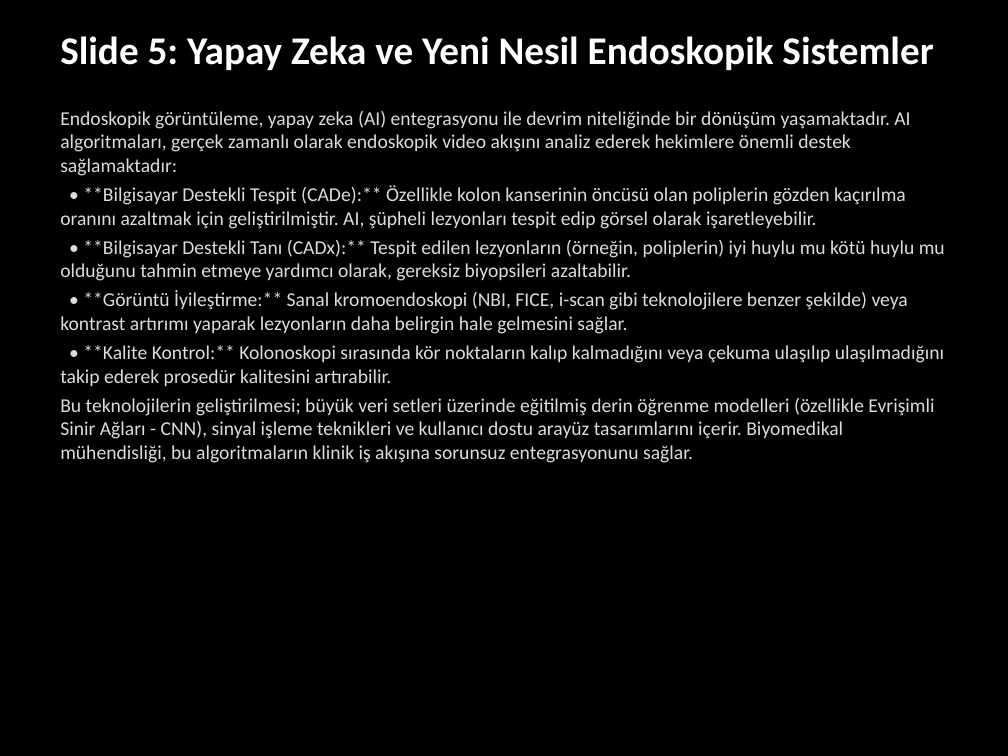
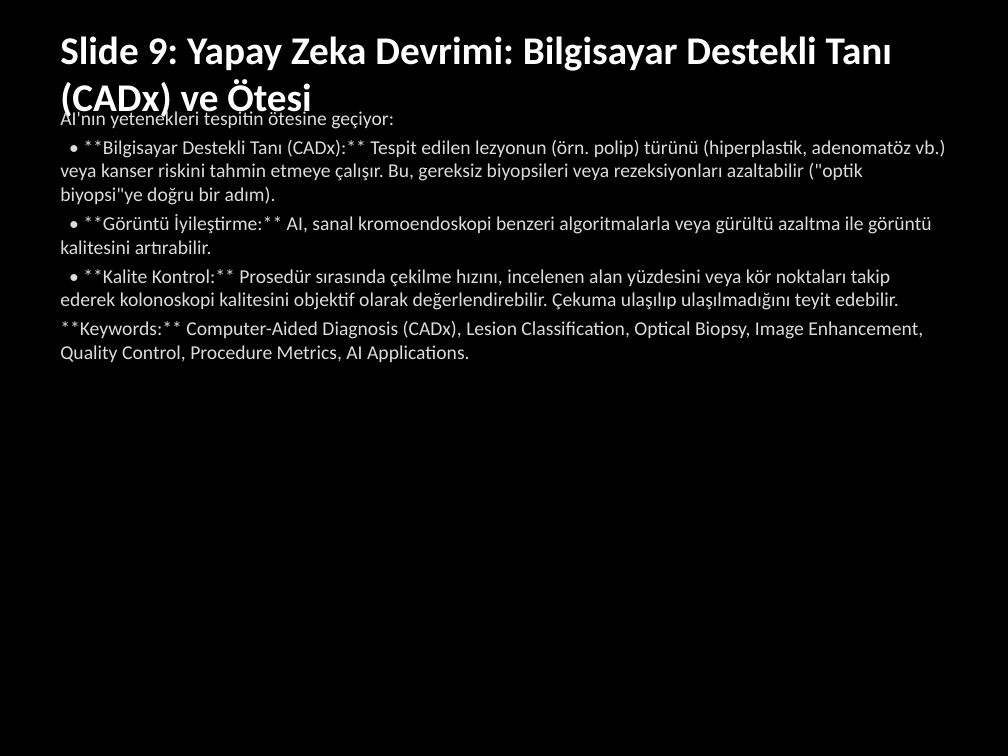
Before and after one commit to abdurrahimagca/tmp-midterm, a slide deck: slide 9 of bmg/biyomedikal_sunum.pptx (slide 5 before the commit). Drawn at 1008x756 pixels with LibreOffice and Linux fonts; fonts in the diff are those of the drawing. Boxes give left, top, right and bottom in pixels: in the first picture for what was removed or moved away, otherwise in the second. Text is boxed around its words. In the diff, an @@ line names an element or a change of style, - is before the commit and + after.

```diff
--- a/bmg/biyomedikal_sunum.pptx
+++ b/bmg/biyomedikal_sunum.pptx
@@ text at bbox=[60, 36, 892, 121]: text changed @@
-Slide 5: Yapay Zeka ve Yeni Nesil Endoskopik Sistemler
+Slide 9: Yapay Zeka Devrimi: Bilgisayar Destekli Tanı (CADx) ve Ötesi
@@ text at bbox=[60, 109, 945, 362]: text changed @@
-Endoskopik görüntüleme, yapay zeka (AI) entegrasyonu ile devrim niteliğinde bir dönüşüm yaşamaktadır. AI algoritmaları, gerçek zamanlı olarak endoskopik video akışını analiz ederek hekimlere önemli destek sağlamaktadır:
-• **Bilgisayar Destekli Tespit (CADe):** Özellikle kolon kanserinin öncüsü olan poliplerin gözden kaçırılma oranını azaltmak için geliştirilmiştir. AI, şüpheli lezyonları tespit edip görsel olarak işaretleyebilir.
-• **Bilgisayar Destekli Tanı (CADx):** Tespit edilen lezyonların (örneğin, poliplerin) iyi huylu mu kötü huylu mu olduğunu tahmin etmeye yardımcı olarak, gereksiz biyopsileri azaltabilir.
-• **Görüntü İyileştirme:** Sanal kromoendoskopi (NBI, FICE, i-scan gibi teknolojilere benzer şekilde) veya kontrast artırımı yaparak lezyonların daha belirgin hale gelmesini sağlar.
-• **Kalite Kontrol:** Kolonoskopi sırasında kör noktaların kalıp kalmadığını veya çekuma ulaşılıp ulaşılmadığını takip ederek prosedür kalitesini artırabilir.
-Bu teknolojilerin geliştirilmesi; büyük veri setleri üzerinde eğitilmiş derin öğrenme modelleri (özellikle Evrişimli Sinir Ağları - CNN), sinyal işleme teknikleri ve kullanıcı dostu arayüz tasarımlarını içerir. Biyomedikal mühendisliği, bu algoritmaların klinik iş akışına sorunsuz entegrasyonunu sağlar.
+AI'nın yetenekleri tespitin ötesine geçiyor:
+• **Bilgisayar Destekli Tanı (CADx):** Tespit edilen lezyonun (örn. polip) türünü (hiperplastik, adenomatöz vb.) veya kanser riskini tahmin etmeye çalışır. Bu, gereksiz biyopsileri veya rezeksiyonları azaltabilir ("optik biyopsi"ye doğru bir adım).
+• **Görüntü İyileştirme:** AI, sanal kromoendoskopi benzeri algoritmalarla veya gürültü azaltma ile görüntü kalitesini artırabilir.
+• **Kalite Kontrol:** Prosedür sırasında çekilme hızını, incelenen alan yüzdesini veya kör noktaları takip ederek kolonoskopi kalitesini objektif olarak değerlendirebilir. Çekuma ulaşılıp ulaşılmadığını teyit edebilir.
+**Keywords:** Computer-Aided Diagnosis (CADx), Lesion Classification, Optical Biopsy, Image Enhancement, Quality Control, Procedure Metrics, AI Applications.
```
Also in this commit, not shown: 8 other slides changed, 9 slides added, 1 slide removed, 3 other files.
